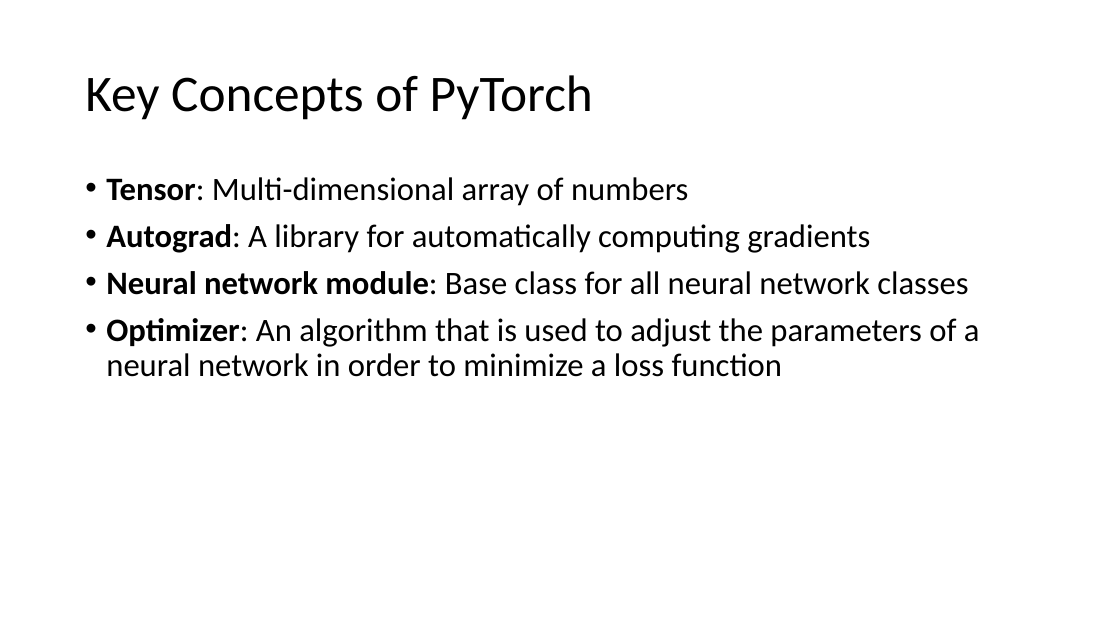
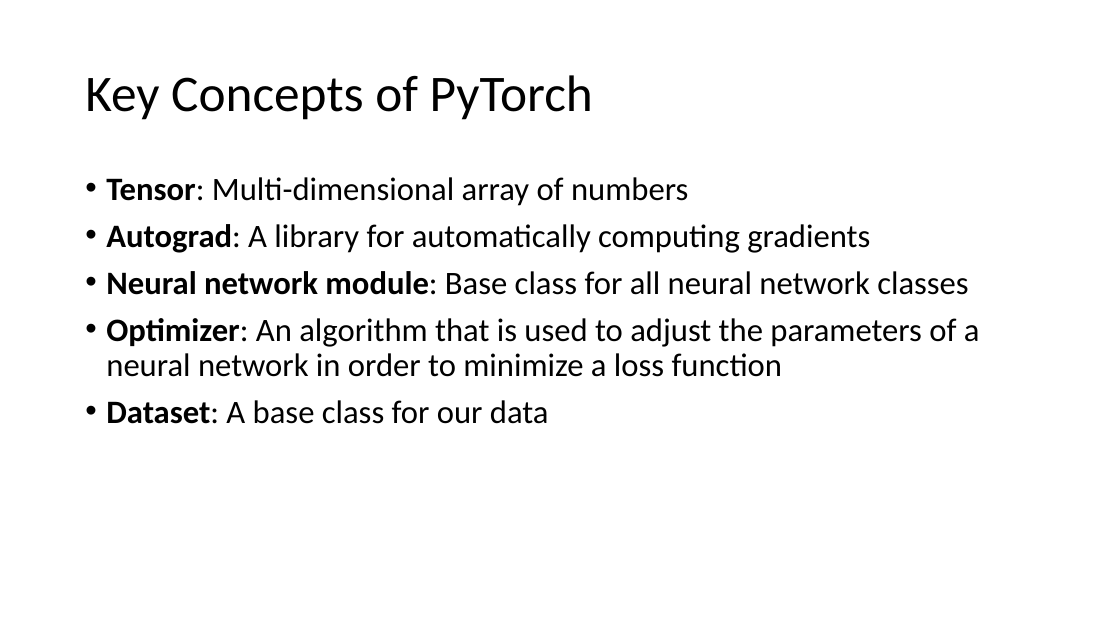
Before and after one commit to MICS-Lab/DeepLearningCourse, a slide deck: slide 3 of Slides_2.pptx. Drawn at 1120x630 pixels with LibreOffice and Linux fonts; fonts in the diff are those of the drawing. Boxes give left, top, right and bottom in pixels: in the first picture for what was removed or moved away, otherwise in the second. Text is boxed around its words. In the diff, an @@ line names an element or a change of style, - is before the commit and + after.

```diff
--- a/Slides_2.pptx
+++ b/Slides_2.pptx
@@ text at [106, 400, 549, 424]: paragraph added @@
+• Dataset: A base class for our data
```
Also in this commit, not shown: 1 slide added, 1 slide removed, 4 other files.
